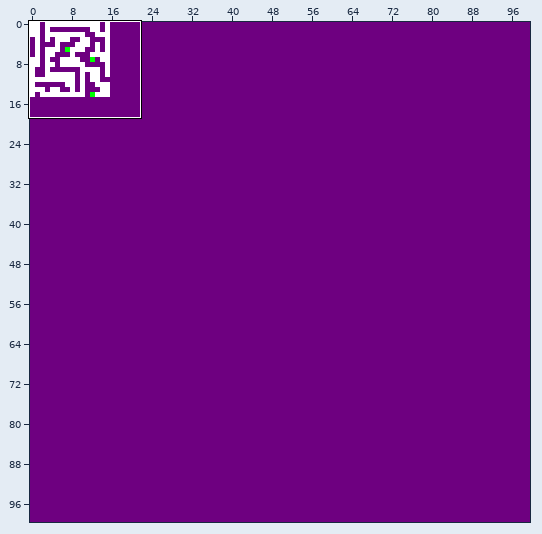
Tiled map (JSON), stored at assets/tilemaps/main.json. The picture above shows the old version from afar; the outline marks the close-up.
Close-up. First the earlier version:
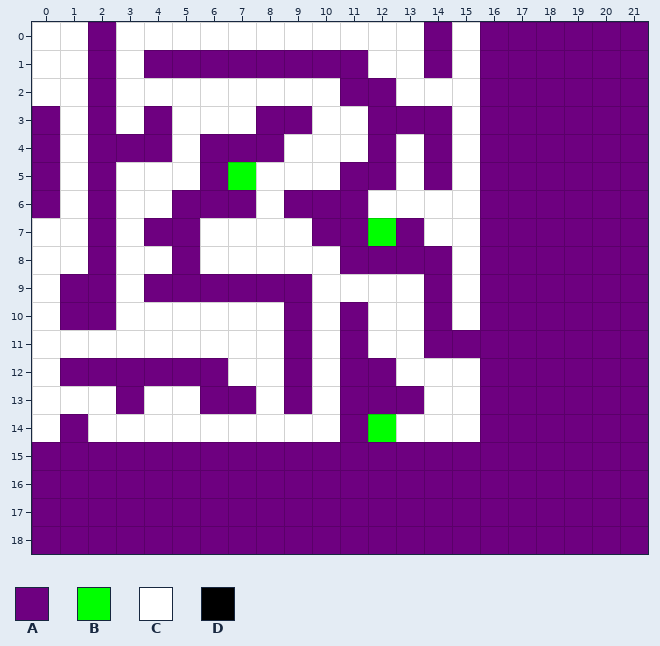
Cells are 32x32 px. Shown: x 0..21, y 0..18. The commit also changed other parts of the map, which this record leaves out.
Key: from "collision": A 1; from "switches": B 1; from "terrain": C 0, D 1.
_ is an empty cell, # one hidden under a higher layer.
Layer "terrain" before, first column x 0:
 0 CCDCCCCCCCCCCCD#DDDDDD
 1 CCDCDDDDDDDDCCDCDDDDDD
 2 CCDCCCCCCCCDDCCCDDDDDD
 3 DCD_DCCCDDCCDDDCDDDDDD
 4 DCDDDCDDDCCCDCDCDDDDDD
 5 DCDCCCD#CCCDDCDCDDDDDD
 6 DCDCCDDDCDDDCCCCDDDDDD
 7 CCDCDDCCCCDD#DCCDDDDDD
 8 CCDCCDCCCCCDDDDCDDDDDD
 9 CDDCDDDDDDCCCCDCDDDDDD
10 CDDCCCCCCDCDCCDCDDDDDD
11 CCCCCCCCCDCDCCDDDDDDDD
12 CDDDDDDCCDCDDCCCDDDDDD
13 CCCDCCDDCDCDDDCCDDDDDD
14 CDCCCCCCCCCD#CCCDDDDDD
15 DDDDDDDDDDDDDDDDDDDDDD
16 DDDDDDDDDDDDDDDDDDDDDD
17 DDDDDDDDDDDDDDDDDDDDDD
18 DDDDDDDDDDDDDDDDDDDDDD
Layer "collision" before, first column x 0:
 0 __A___________A_AAAAAA
 1 __A_AAAAAAAA__A_AAAAAA
 2 __A________AA___AAAAAA
 3 A_A_A___AA__AAA_AAAAAA
 4 A_AAA_AAA___A_A_AAAAAA
 5 A_A___A____AA_A_AAAAAA
 6 A_A__AAA_AAA____AAAAAA
 7 __A_AA____AA_A__AAAAAA
 8 __A__A_____AAAA_AAAAAA
 9 _AA_AAAAAA____A_AAAAAA
10 _AA______A_A__A_AAAAAA
11 _________A_A__AAAAAAAA
12 _AAAAAA__A_AA___AAAAAA
13 ___A__AA_A_AAA__AAAAAA
14 _A_________A____AAAAAA
15 AAAAAAAAAAAAAAAAAAAAAA
16 AAAAAAAAAAAAAAAAAAAAAA
17 AAAAAAAAAAAAAAAAAAAAAA
18 AAAAAAAAAAAAAAAAAAAAAA
After the commit:
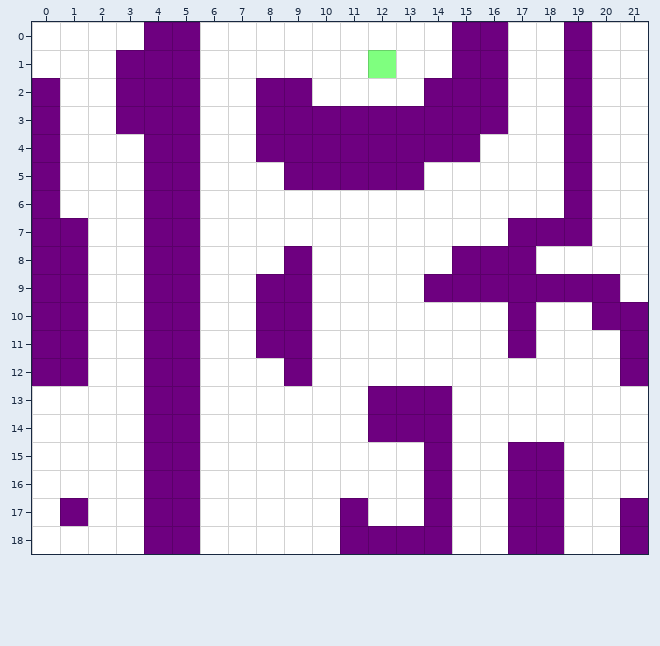
See-through tiles are keyed as they look on the map.
The exact change:
Changed rows in their new state; . is an unchanged cell.
layer "switches" opacity 100% -> 50%
Layer "terrain":
first column x 0:
 0 ..C.DD........CD.CC.CC
 1 ..CD..CCCCCC..CD.CC.CC
 2 D.CDDD..DD.CC.DD.CC.CC
 3 ..CD.D....DD...D.CC.CC
 4 ..CC.DCC.DDD.D.DCCC.CC
 5 ..C.DDC..DD..DC.CCC.CC
 6 ..C.D.CC.CCC....CCC.CC
 7 DDC.......CC.C..C...CC
 8 DDC.D....D.CCCCD..CCCC
 9 D.C...CC.......D.....C
10 D.C.DD..D..C..C.C.CC..
11 DD..DD..D..C..CCC.CCC.
12 D.CC..C....CC...CCCCC.
13 ...CDDCC.C.C..D.CCCCCC
14 .C..DD.....CDDD.CCCCCC
15 CCCC..CCCCCCCC.CC..CCC
16 CCCC..CCCCCCCC.CC..CCC
17 C.CC..CCCCC.CC.CC..CC.
18 CCCC..CCCCC....CC..CC.
Layer "collision":
first column x 0:
 0 .._.AA........_A.__.__
 1 .._A..______.._A.__.__
 2 A._AAA..AA.__.AA.__.__
 3 .._A.A....AA...A.__.__
 4 ..__.A__.AAA.A.A___.__
 5 .._.AA_..AA..A_.___.__
 6 .._.A.__.___....___.__
 7 AA_.......__._.._...__
 8 AA_.A....A.____A..____
 9 A._...__.......A....._
10 A._.AA..A.._.._._.__..
11 AA..AA..A.._..___.___.
12 A.__.._....__..._____.
13 ..._AA__._._..A.______
14 ._..AA....._AAA.______
15 ____..________.__..___
16 ____..________.__..___
17 _.__.._____.__.__..__.
18 ____.._____....__..__.
Layer "switches":
first column x 3:
 0 ............_
 1 .........B...
 3 _............
 5 ...._........
 7 ........._...
first column x 12:
14 _
